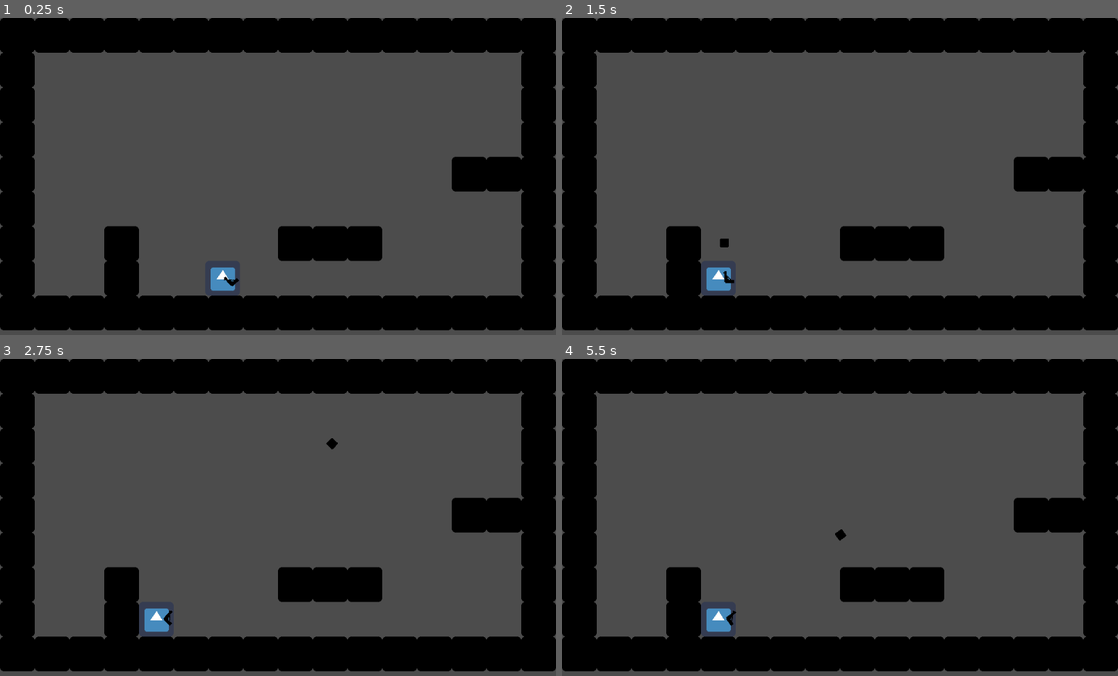
Above: before the commit, frames 1-4 (two rows, left to right).
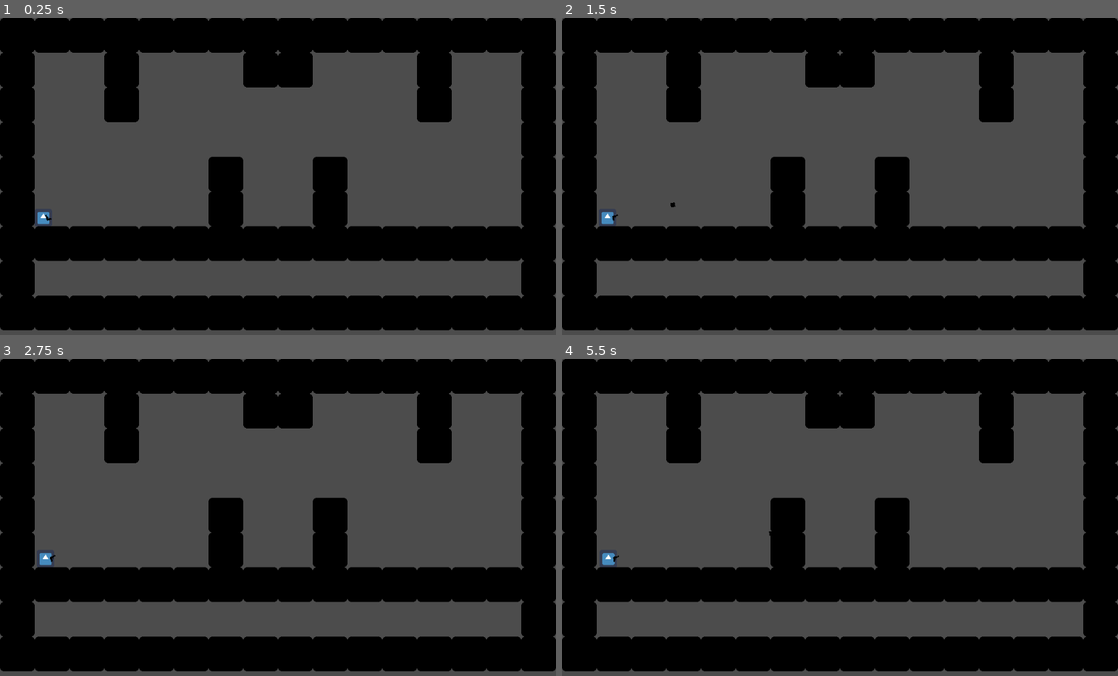
Above: after the commit, the same moments.

Repository: ManPersonMan/Tristan-Plegia
Game: Godot game, scene res://Scenes/Main.tscn
The game is run twice, just before and just after one commit, with the same random seed, the same clock (stepped at 60 frames per second) and the same inputs. The engine's default icon, where the game draws it, is replaced by a stand-in: a white triangle on a blue panel in a dark square.
Inputs (mouse positions are in pixels of both pictures, inside the frame that each line leads up to):
- Up to frame 1 (0.25 s): no input
- Up to frame 2 (1.5 s): tap Enter at 0.5 s; move the mouse to (962, 163) at 0.52 s; click (962, 163) at 0.6 s; move the mouse to (728, 195) at 1.27 s; click (728, 195) at 1.35 s
- Up to frame 3 (2.75 s): move the mouse to (333, 450) at 2.02 s; click (333, 450) at 2.1 s
- Up to frame 4 (5.5 s): move the mouse to (812, 587) at 2.77 s; click (812, 587) at 2.85 s; tap Space at 3.5 s; move the mouse to (1006, 571) at 3.52 s; click (1006, 571) at 3.6 s; tap Enter at 4.25 s; move the mouse to (673, 473) at 4.27 s; click (673, 473) at 4.35 s; move the mouse to (867, 520) at 5.02 s; click (867, 520) at 5.1 s

The runs differ from the first frame. In frame 1, 16% of the frame differs, in the area x 6-94%, y 10-88%; in frame 2, 16%; in frame 3, 16%; in frame 4, 16%.

Commit message:
Lmao the thing has happened
I added the acceleration to the player movement and fixed character bounce

Diff:
--- a/GamerTime4/Player.gd
+++ b/GamerTime4/Player.gd
@@ -13,6 +13,7 @@
 var can_shoot = true
 var alive = true
 var asdad = Vector2()
+var bounce = 0
 
 func _ready():
 	$GunTimer.wait_time = GUN_COOLDOWN
@@ -21,20 +22,37 @@
 	motion.y += GRAVITY * ACCELERATION
 	$Gun.look_at(get_global_mouse_position())
 
-	if Input.is_action_just_released("left_click"):
+	if Input.is_action_just_pressed("left_click"):
 		if can_shoot:
 			can_shoot = false
 			$GunTimer.start()
 			var dir = Vector2(1, 0).rotated($Gun.global_rotation)
 			emit_signal('shoot', Bullet, $Gun/Muzzle.global_position, dir)
-			motion.x = -dir.x * SPEED
+			motion.x += -dir.x * SPEED
 			motion.y = -dir.y * JUMP_HEIGHT
+			bounce = motion.x
 
-	if motion.x != 0:
-		motion.x -= 5
+	if is_on_floor():
+		friction(10, 40)
+	else:
+		friction(2, 1.5)
 
+	if is_on_wall():
+		motion.x = -bounce * 0.6
+		bounce = motion.x
 
-	motion = move_and_slide(motion)
+	motion = move_and_slide(motion, Vector2(0, -1))
+
 
 func _on_GunTimer_timeout():
 	can_shoot = true
+
+func friction(decrease, zone):
+	if motion.x > 0:
+		motion.x -= decrease
+		bounce -= decrease
+	if motion.x < 0:
+		motion.x += decrease
+		bounce += decrease
+	if motion.x >= -zone && motion.x <= zone:
+		motion.x = 0
--- a/GamerTime4/Scenes/Bullet.tscn
+++ b/GamerTime4/Scenes/Bullet.tscn
@@ -7,6 +7,7 @@
 extents = Vector2( 7.90936, 8.06208 )
 
 [node name="Bullet" type="Area2D"]
+scale = Vector2( 0.5, 0.5 )
 collision_layer = 8
 collision_mask = 5
 script = ExtResource( 1 )
--- a/GamerTime4/Scenes/Main.tscn
+++ b/GamerTime4/Scenes/Main.tscn
@@ -9,13 +9,16 @@
 script = ExtResource( 1 )
 
 [node name="Player" parent="." instance=ExtResource( 2 )]
-position = Vector2( 410, 480 )
+position = Vector2( 80, 358.417 )
+scale = Vector2( 0.5, 0.5 )
 Bullet = ExtResource( 3 )
-JUMP_HEIGHT = 500
+SPEED = 150
+JUMP_HEIGHT = 600
+ACCELERATION = 1.25
 GUN_COOLDOWN = 0.1
 
 [node name="TileMap" type="TileMap" parent="."]
 tile_set = ExtResource( 4 )
 format = 1
-tile_data = PoolIntArray( 0, 0, 0, 1, 0, 0, 2, 0, 0, 3, 0, 0 …(92 unchanged characters)…  0, 14, 0, 0, 15, 0, 0, 65536, 0, 0, 65551, 0, 0, 131072, 0, 0, 131087, 0, 0, 196608, 0, 0, 196623, 0, 0, 262144, 0, 0, 262157, 0, 0, 262158, 0, 0, 262159, 0, 0, 327680, 0, 0, 327695, 0, 0, 393216, 0, 0, 393219, 0, 0, 393224, 0, 0, 393225, 0, 0, 393226, 0, 0, 393231, 0, 0, 458752, 0, 0, 458755, 0, 0, 458767, 0, 0, 524288, 0, 0, 5242 …(206 unchanged characters)…
+tile_data = PoolIntArray( 0, 0, 0, 1, 0, 0, 2, 0, 0, 3, 0, 0 …(92 unchanged characters)…  0, 14, 0, 0, 15, 0, 0, 65536, 0, 0, 65539, 0, 0, 65543, 0, 0, 65544, 0, 0, 65548, 0, 0, 65551, 0, 0, 131072, 0, 0, 131075, 0, 0, 131084, 0, 0, 131087, 0, 0, 196608, 0, 0, 196623, 0, 0, 262144, 0, 0, 262150, 0, 0, 262153, 0, 0, 262159, 0, 0, 327680, 0, 0, 327686, 0, 0, 327689, 0, 0, 327695, 0, 0, 393216, 0, 0, 393217, 0, 0, 393218, 0, 0, 393219, 0, 0, 393220, 0, 0, 393221, 0, 0, 393222, 0, 0, 393223, 0, 0, 393224, 0, 0, 393225, 0, 0, 393226, 0, 0, 393227, 0, 0, 393228, 0, 0, 393229, 0, 0, 393230, 0, 0, 393231, 0, 0, 458752, 0, 0, 458767, 0, 0, 524288, 0, 0, 5242 …(206 unchanged characters)…
 [connection signal="shoot" from="Player" to="." method="_on_Player_shoot"]
